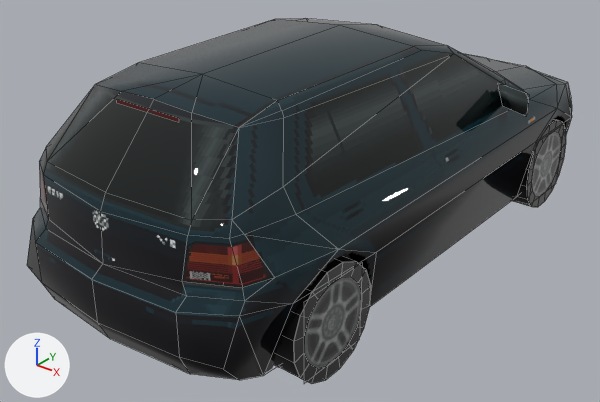
What one commit did to the Blender file src/assets/models/volkswagen/glfv5/glfv5.blend.
Both versions are drawn from a 50 mm lens placed at (2.87, -4.08, 2.47), pointed at (-0.13, -0.34, 0.15). Lighting does not change. The marker at lower left points along +X, +Y and +Z. Mesh edges are drawn as thin lines.

Names of what the first picture shows: 'gv45n', 'gv45n.001', 'gv45n.002'.
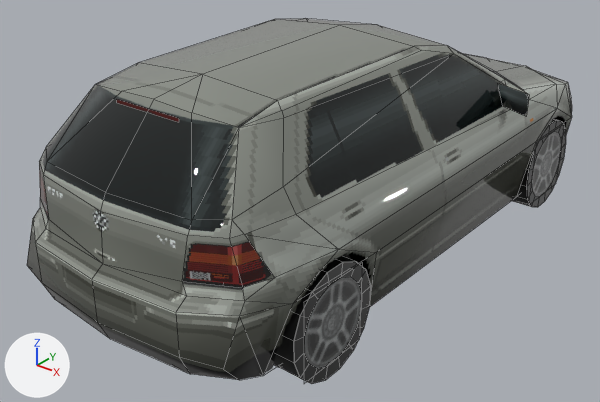
What differs and where, as boxes (x1, y1, x2, y2) in the pictures (600 x 402 px):
'gv45n', surface changed
    both: (27, 19, 572, 375)

The edits, one by one:
Picture '0.png' (img_0_png) is new.
Material 'Material.001' (mat_material_001) changes its picture from img_13_png to img_0_png.
